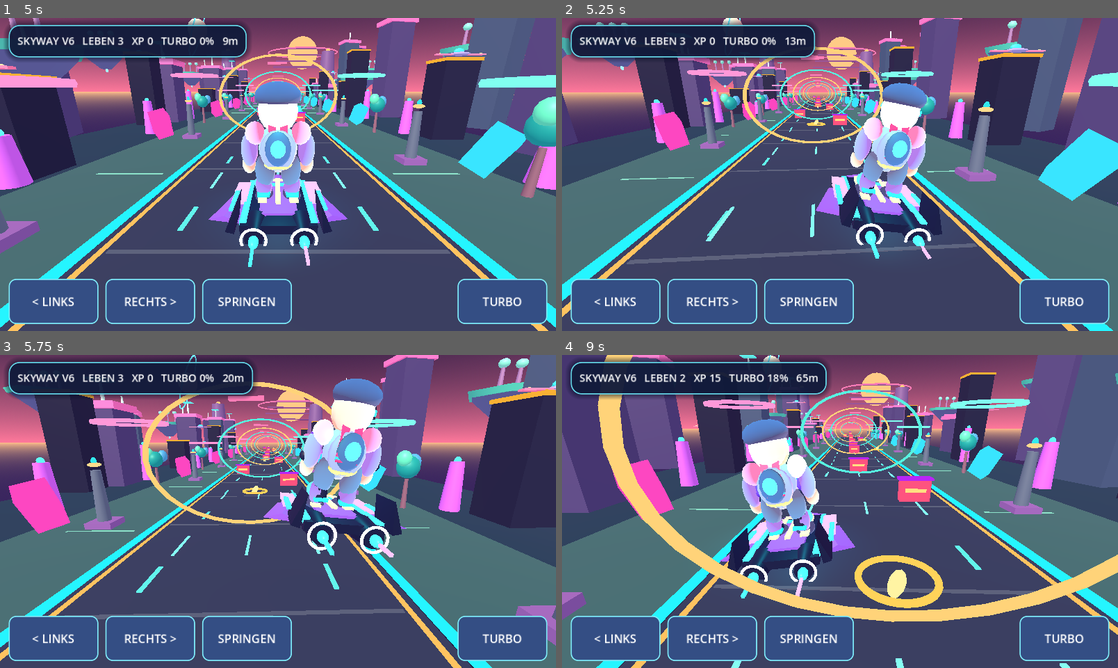
Above: before the commit, frames 1-4 (two rows, left to right).
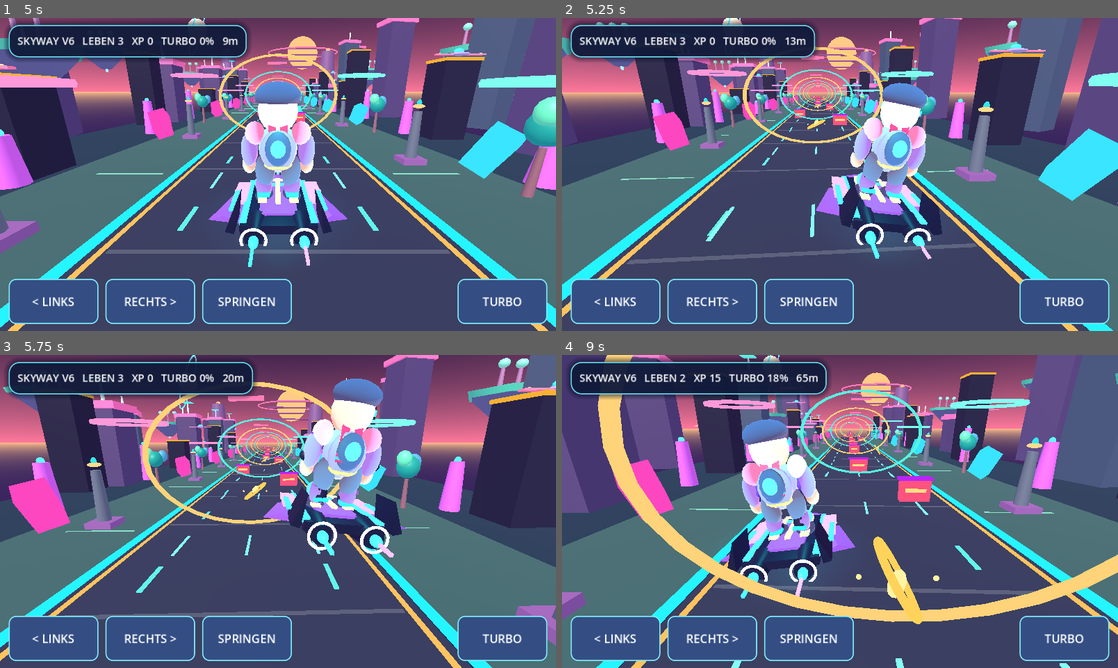
Above: after the commit, the same moments.

Repository: mtothek0703/learnquest-unity-web
Game: Godot game, scene res://main.tscn
Same seed, same stepped clock (60 frames per second), same inputs: the game is played once before the commit and once after it.
Inputs:
- Up to frame 1 (5 s): click "RECHTS >" at 0.5 s; click "SPRINGEN" at 1.25 s; click "TURBO" at 2 s; click "−" at 2.75 s; click "+" at 3.5 s; click "RENNEN STARTEN" at 4.25 s
- Up to frame 2 (5.25 s): hold Right from 5.03 s (still down)
- Up to frame 3 (5.75 s): keep holding Right; tap Space at 5.27 s
- Up to frame 4 (9 s): release Right at 5.78 s; hold S 5.78-6.53 s; tap Space at 6.02, 7.52, 8.27 s; hold Right 6.53-8.03 s; hold Left from 8.03 s (still down)

Frame 1 is identical in both runs. In frame 2, less than 0.1% of the frame differs, in the area x 44-49%, y 24-36%; in frame 3, less than 0.1%; in frame 4, 1.3%, in the area x 50-69%, y 24-86%.

Commit message:
feat(godot): pulse and rotate collectible energy gates

Diff:
--- a/godot/world.gd
+++ b/godot/world.gd
@@ -255,6 +255,13 @@
         item.position.z += speed * delta
         var is_energy: bool = bool(item.get_meta("energy"))
         if is_energy:
+            # Keep the outer ring alive as well as the rotating inner crystal.
+            # Only transform an existing mesh; no particles or new draw calls.
+            var gate := item.get_node_or_null("Energy gate") as MeshInstance3D
+            if gate != null:
+                gate.rotation.z += delta * 0.45
+                var glow_pulse := 1.0 + sin(distance * 0.10 + float(item.get_index()) * 0.7) * 0.08
+                gate.scale = Vector3.ONE * glow_pulse
             # Animate the collectible independently from the world motion.
             var core: Node3D = item.get_node_or_null("Animated core")
             if core != null:
